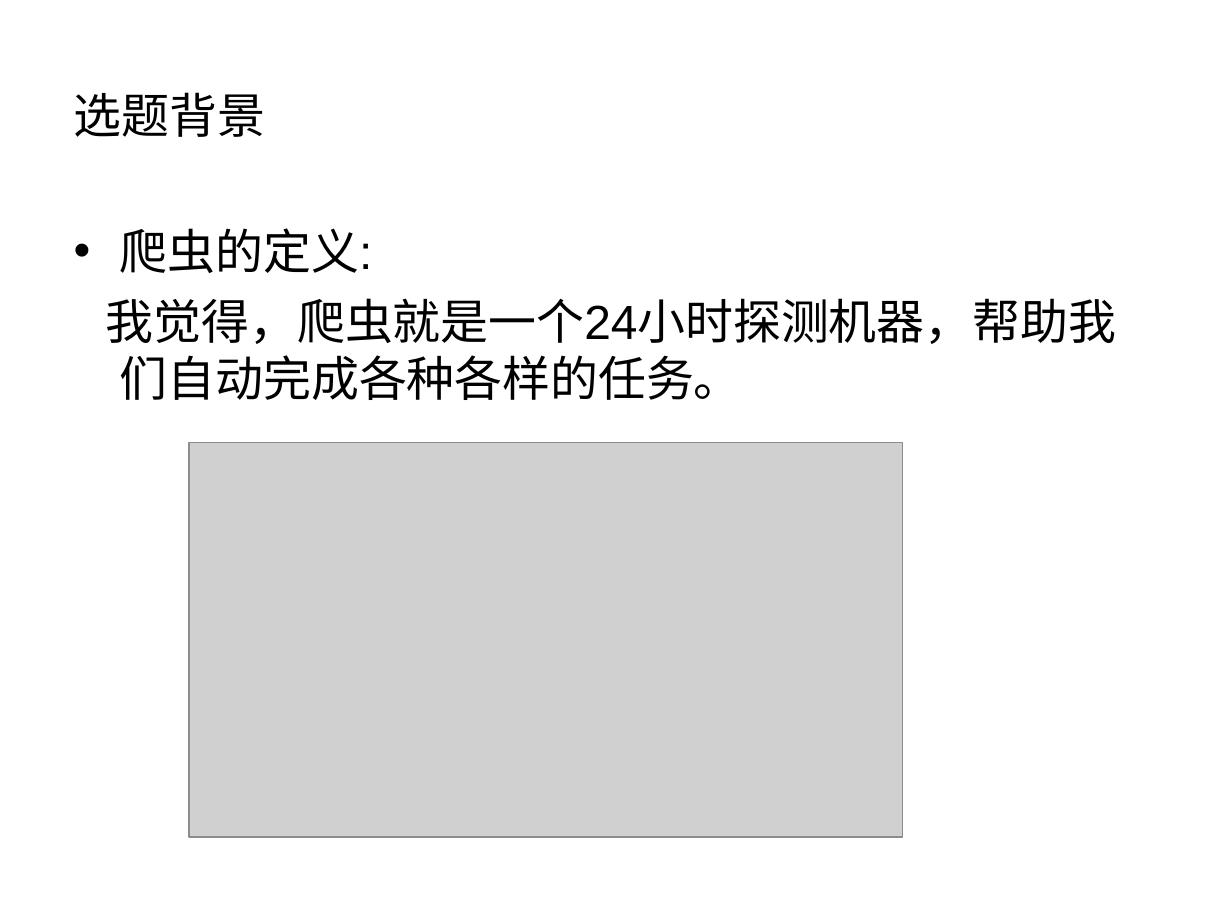
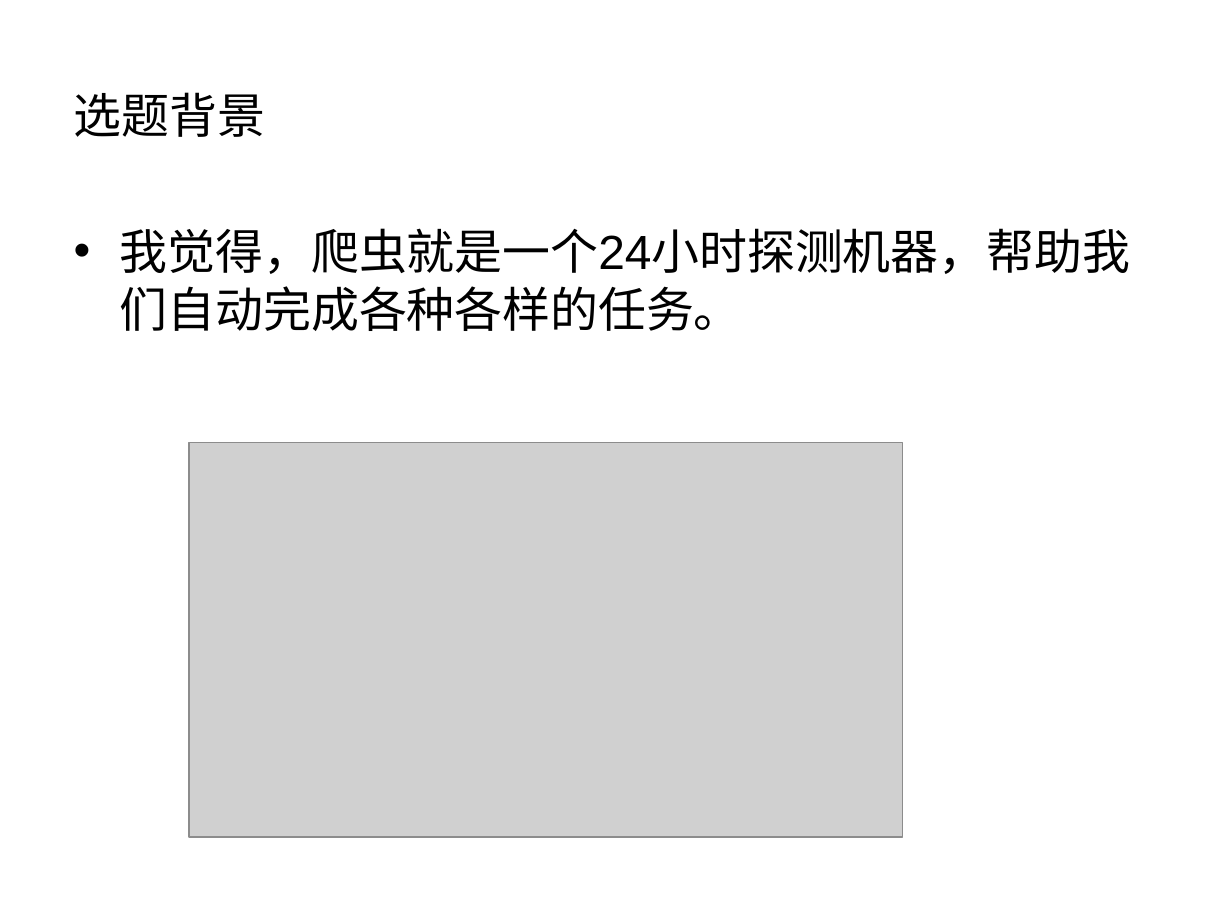
Before and after one commit to liuweiming1997/extensions, a slide deck: slide 4 of 论文.ppt (slide 3 before the commit). Drawn at 1232x924 pixels with LibreOffice and Linux fonts; fonts in the diff are those of the drawing; grey boxes stand for pictures. Boxes give left, top, right and bottom in pixels: in the first picture for what was removed or moved away, otherwise in the second. Text is boxed around its words. In the diff, an @@ line names an element or a change of style, - is before the commit and + after.

```diff
--- a/论文.ppt
+++ b/论文.ppt
@@ text "我觉得，爬虫就是一个24小时探测机器，帮助我们自动完成各种各样的任务。" at <box>120,228,1130,331</box>: bullet none to • @@
@@ text at <box>120,228,372,273</box>: paragraph removed @@
-• 爬虫的定义:
```
Also in this commit, not shown: 5 other slides changed, 5 slides added, 1 slide removed.
